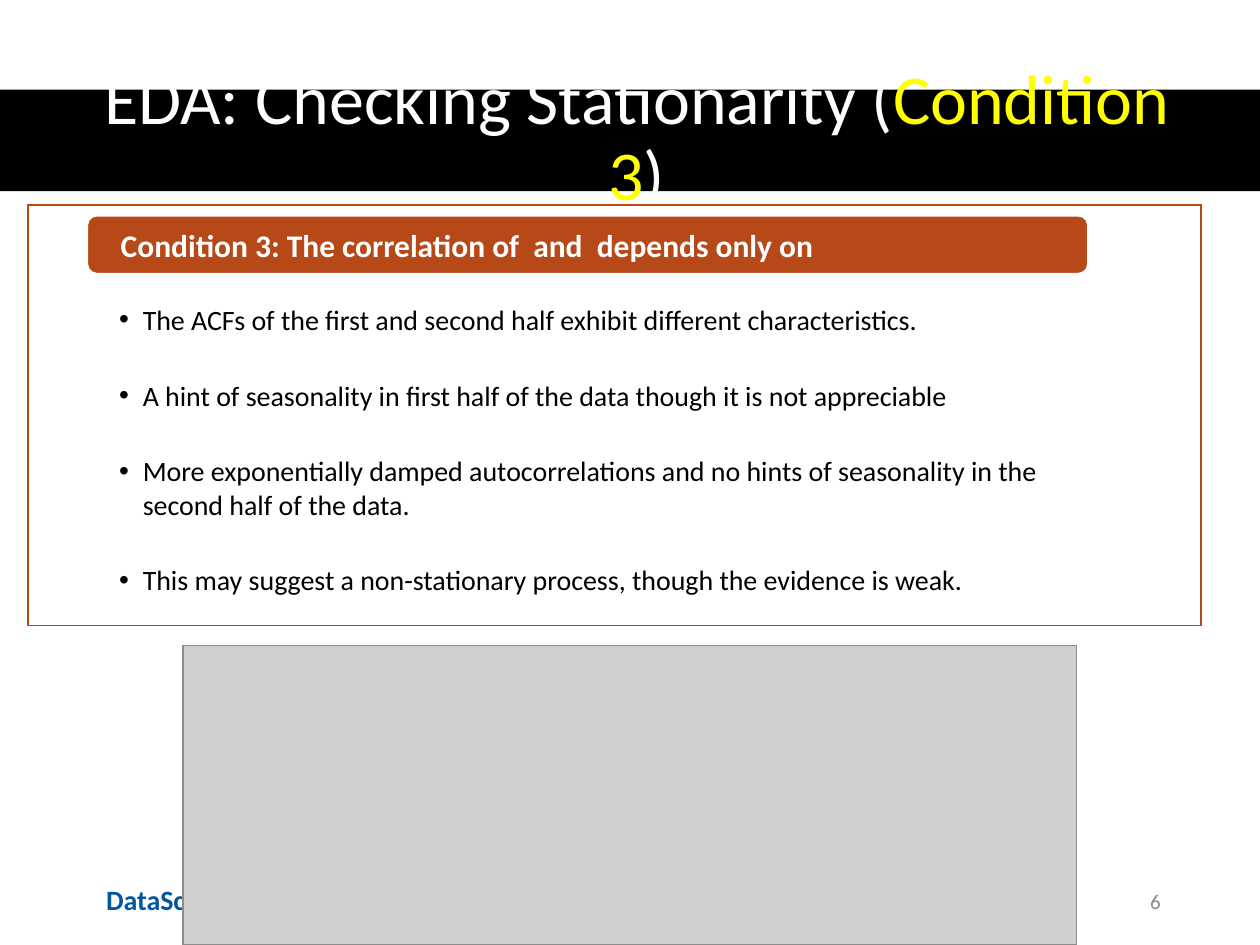
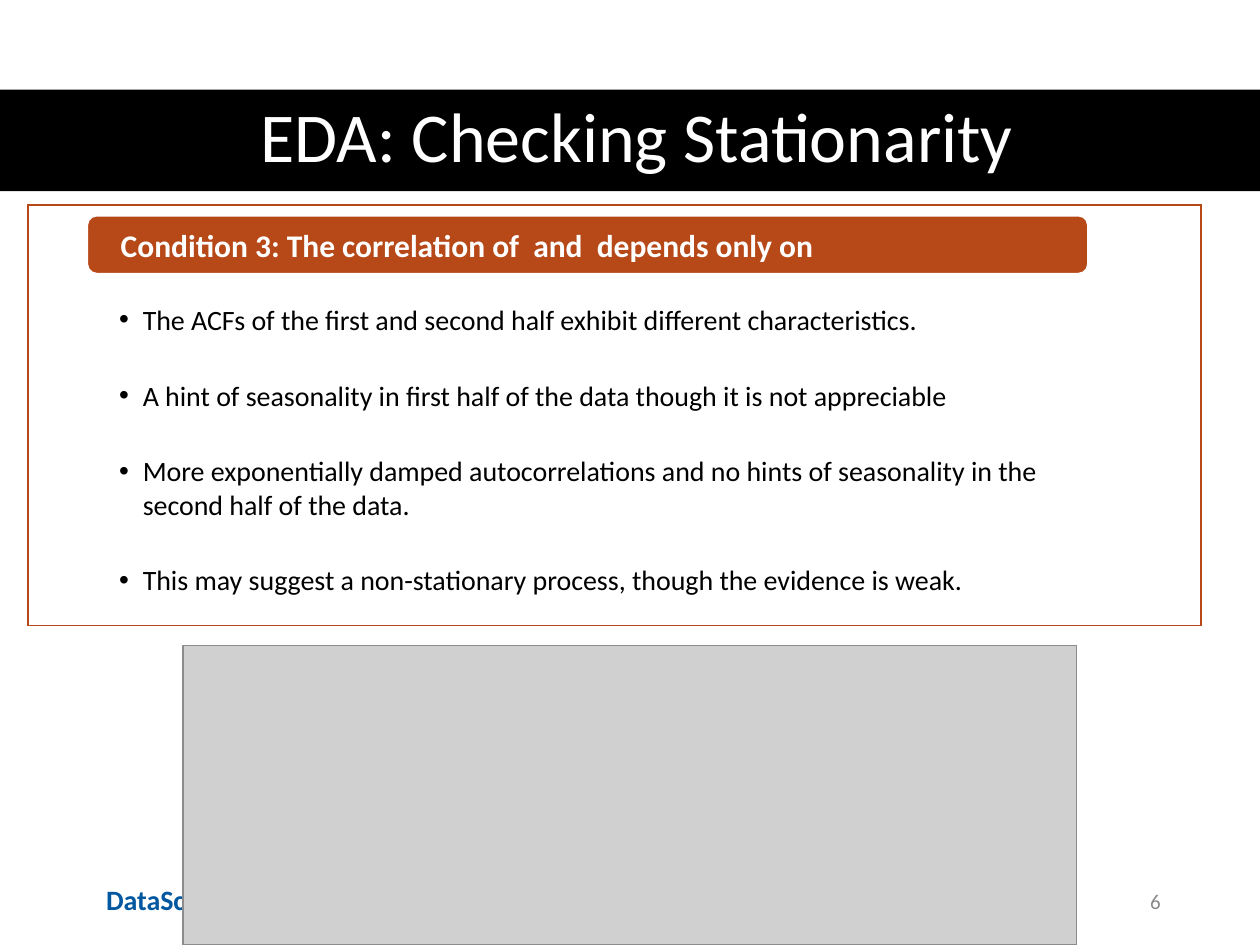
Before and after one commit to sjmiller8182/gdp_prediction, a slide deck: slide 6 of presentation/forecasting_recessions.pptx. Drawn at 1260x945 pixels with LibreOffice and Linux fonts; fonts in the diff are those of the drawing; grey boxes stand for pictures; background and template pictures are left out. Boxes give left, top, right and bottom in pixels: in the first picture for what was removed or moved away, otherwise in the second. Text is boxed around its words. In the diff, an @@ line names an element or a change of style, - is before the commit and + after.

```diff
--- a/presentation/forecasting_recessions.pptx
+++ b/presentation/forecasting_recessions.pptx
@@ title at (261, 113, 1013, 174): text changed @@
-EDA: Checking Stationarity (Condition 3)
+EDA: Checking Stationarity
```
Also in this commit, not shown: 9 other slides changed, 1 slide removed, 1 other file.
